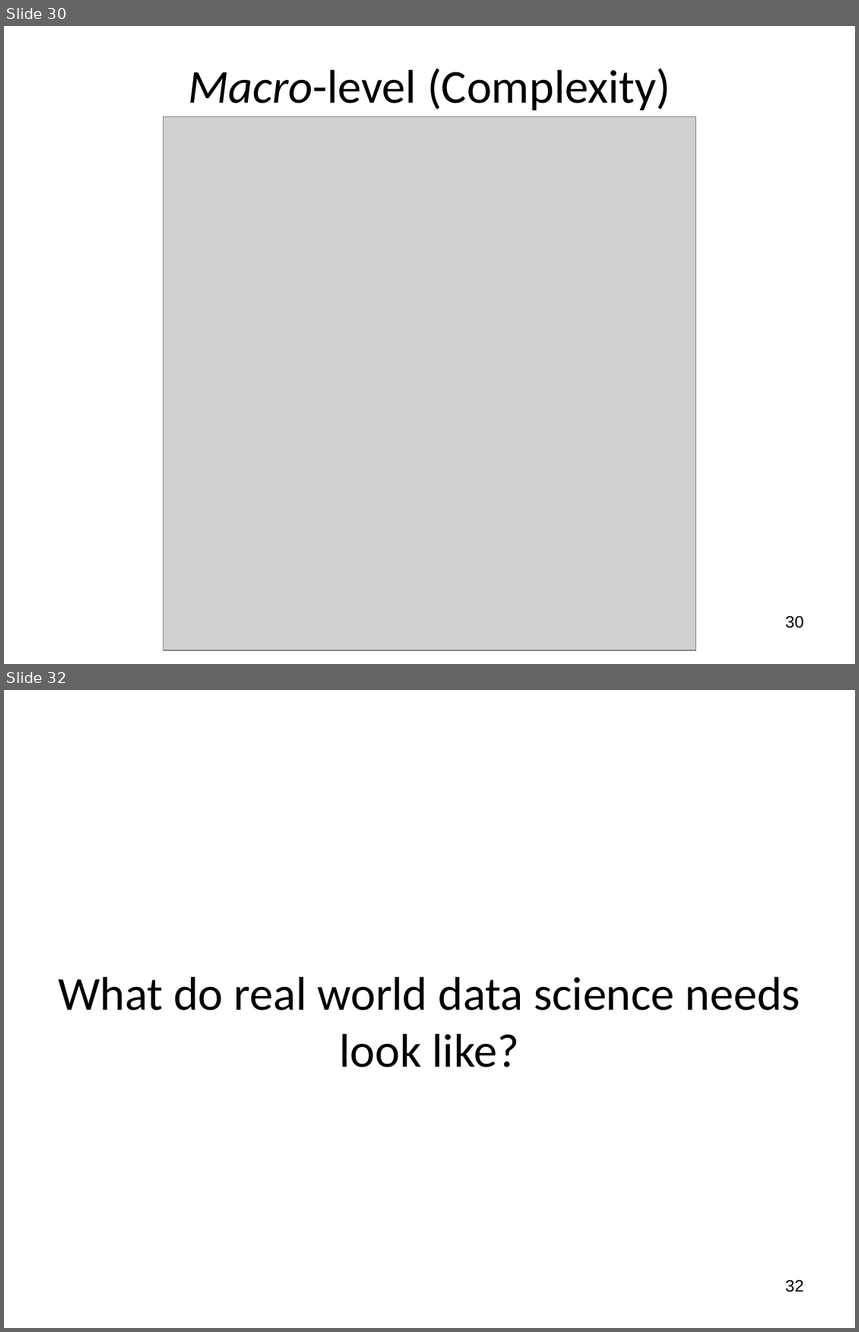
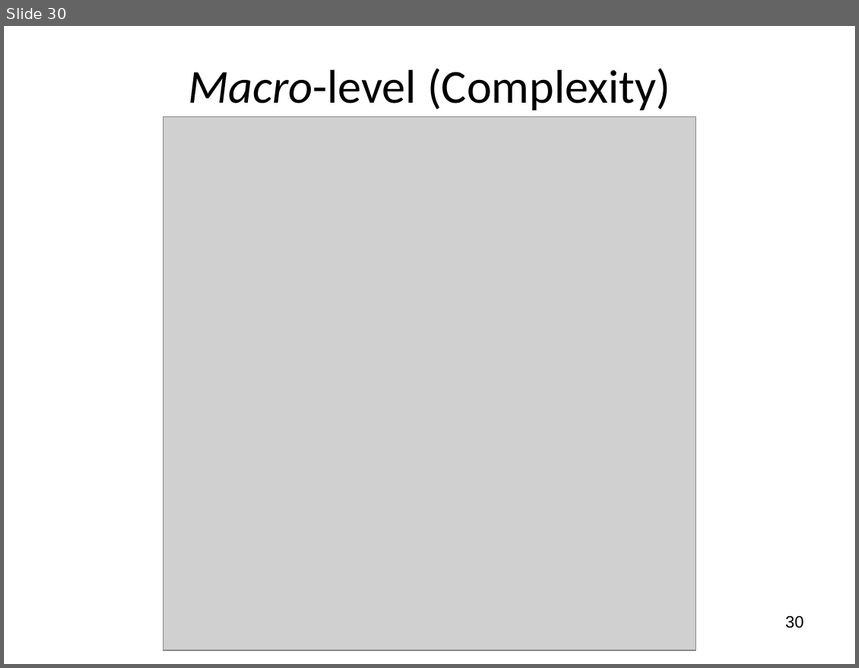
Before and after one commit to wsphd/datajam2018, a slide deck: dj2018.odp. Shown one above the other, each under a label of ours: slides 30 and 32 before the commit, slide 30 after it; the slides between them are not shown. The pictures are 859x1332 and 859x668 pixels, drawn with LibreOffice and Linux fonts; fonts in the diff are those of the drawing; grey boxes stand for pictures. Boxes give left, top, right and bottom in pixels: in the first picture for what was removed or moved away, otherwise in the second. Text is boxed around its words. In the diff, an @@ line names an element or a change of style, - is before the commit and + after.

```diff
--- a/dj2018.odp
+++ b/dj2018.odp
@@ slide 32 removed at (4,690,855,1328), background #FFFFFF @@
@@ title removed at (58,977,800,1068) @@
-What do real world data science needs look like?
@@ page number removed at (785,1280,804,1293) @@
-32
```
Also in this commit, not shown: 8 slides changed, 4 slides added, 9 other slides removed, 1 other file.
